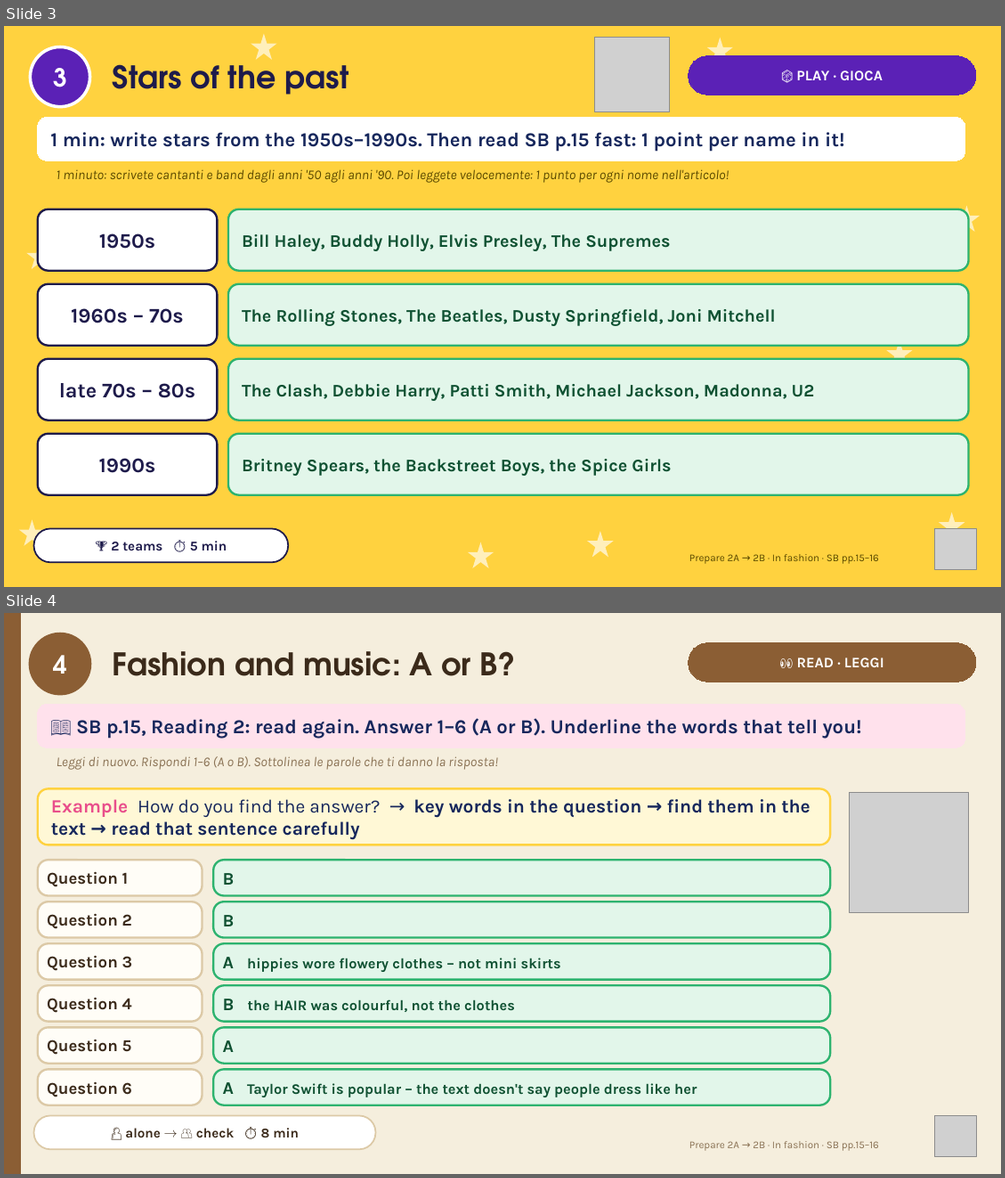
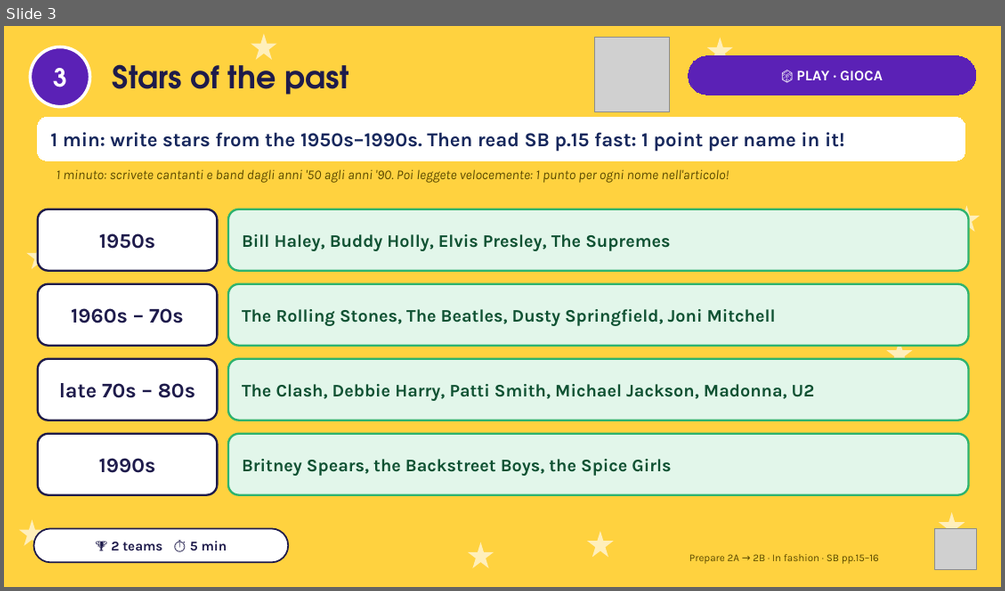
Before and after one commit to londonlanguageschool/Bagheria-, a slide deck: materials/PREP/PREP_2A-2B_In_fashion_then_and_now.pptx. Shown one above the other, each under a label of ours: slides 3 and 4 before the commit, slide 3 after it. The pictures are 1005x1178 and 1005x591 pixels, drawn with LibreOffice and Linux fonts; fonts in the diff are those of the drawing; grey boxes stand for pictures. Boxes give left, top, right and bottom in pixels: in the first picture for what was removed or moved away, otherwise in the second. Text is boxed around its words. In the diff, an @@ line names an element or a change of style, - is before the commit and + after.

```diff
--- a/materials/PREP/PREP_2A-2B_In_fashion_then_and_now.pptx
+++ b/materials/PREP/PREP_2A-2B_In_fashion_then_and_now.pptx
@@ slide 4 removed at <box>4,613,1001,1174</box>, background #F5EEDD @@
@@ rectangle removed at <box>4,613,20,1174</box> @@
@@ ellipse removed at <box>30,634,90,694</box> @@
-4
@@ text removed at <box>113,651,516,676</box> @@
-Fashion and music: A or B?
@@ rounded rectangle removed at <box>688,643,976,682</box> @@
-👀 READ · LEGGI
@@ rounded rectangle removed at <box>38,705,965,747</box> @@
-📖 SB p.15, Reading 2: read again. Answer 1–6 (A or B). Underline the words that tell you!
@@ text removed at <box>57,756,498,770</box> @@
-Leggi di nuovo. Rispondi 1–6 (A o B). Sottolinea le parole che ti danno la risposta!
@@ rounded rectangle removed at <box>38,788,830,844</box> @@
-Example How do you find the answer? → key words in the question → find them in the text → read that sentence carefully
@@ picture removed at <box>849,793,969,912</box> @@
@@ rounded rectangle removed at <box>38,860,202,896</box> @@
-Question 1
@@ rounded rectangle removed at <box>213,860,830,896</box> @@
-B
@@ rounded rectangle removed at <box>38,901,202,938</box> @@
-Question 2
@@ rounded rectangle removed at <box>213,901,830,938</box> @@
-B
@@ rounded rectangle removed at <box>38,943,202,980</box> @@
-Question 3
@@ rounded rectangle removed at <box>213,943,830,980</box> @@
-A hippies wore flowery clothes – not mini skirts
@@ rounded rectangle removed at <box>38,985,202,1022</box> @@
-Question 4
@@ rounded rectangle removed at <box>213,985,830,1022</box> @@
-B the HAIR was colourful, not the clothes
@@ rounded rectangle removed at <box>38,1027,202,1063</box> @@
-Question 5
@@ rounded rectangle removed at <box>213,1027,830,1063</box> @@
-A
@@ rounded rectangle removed at <box>38,1070,202,1105</box> @@
-Question 6
@@ rounded rectangle removed at <box>213,1070,830,1105</box> @@
-A Taylor Swift is popular – the text doesn't say people dress like her
@@ rounded rectangle removed at <box>34,1116,376,1149</box> @@
-👤 alone → 👥 check ⏱ 8 min
@@ picture removed at <box>935,1116,976,1157</box> @@
@@ text removed at <box>689,1141,879,1151</box> @@
-Prepare 2A → 2B · In fashion · SB pp.15–16
```
Also in this commit, not shown: 9 slides changed, 2 slides added.
